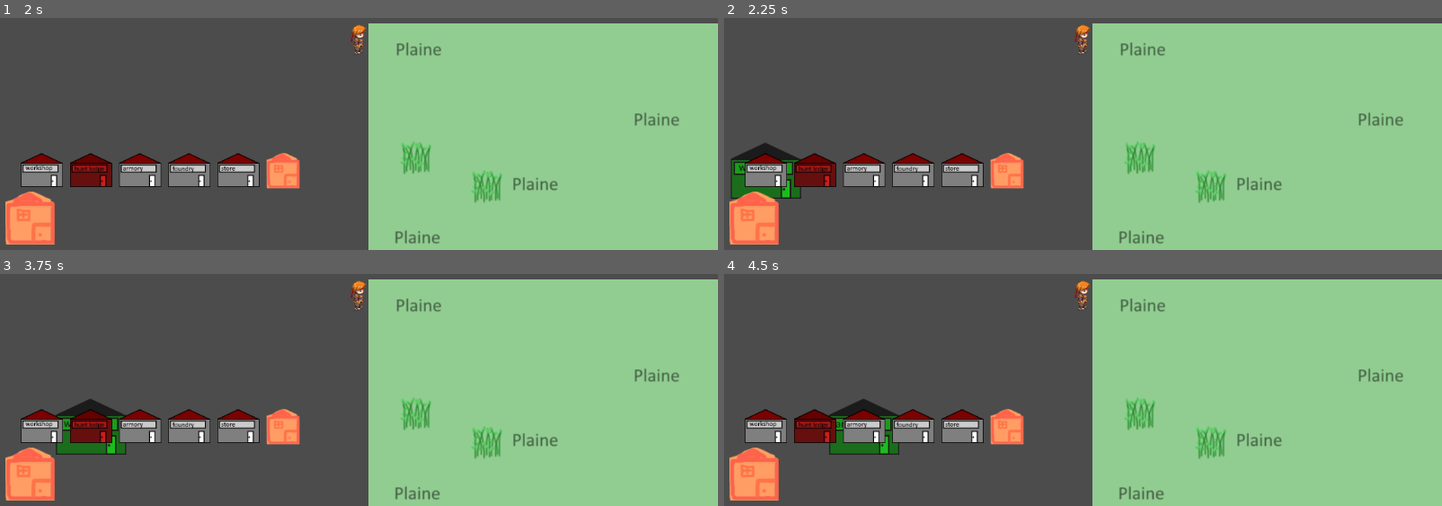
Above: before the commit, frames 1-4 (two rows, left to right).
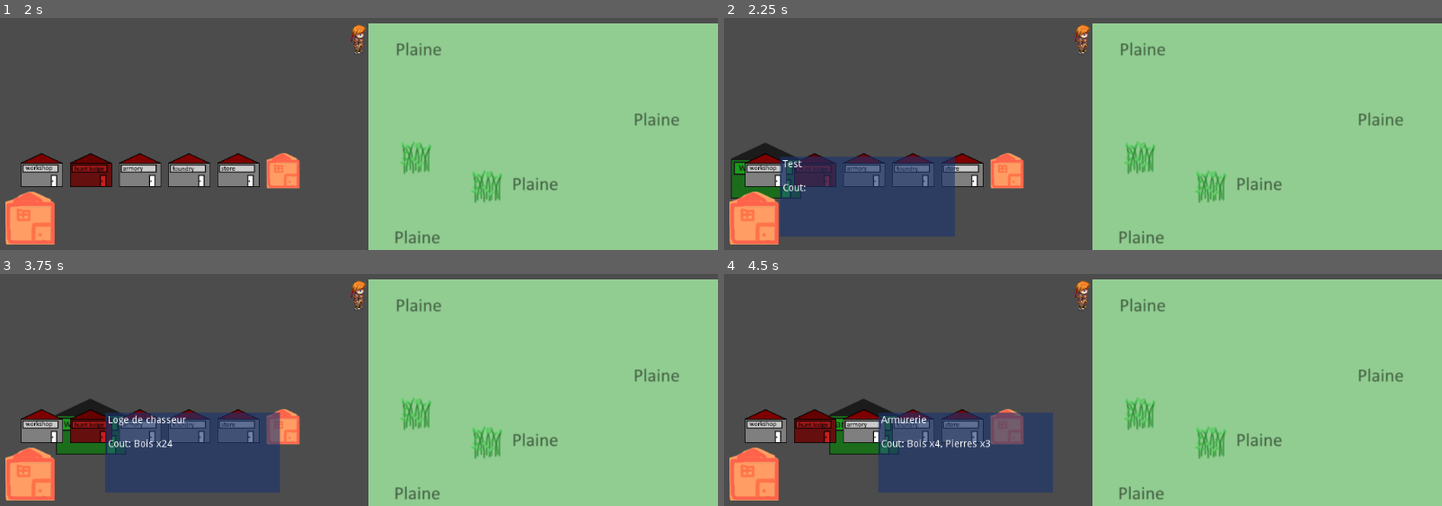
Above: after the commit, the same moments.

Repository: Xinginn/proficio
Game: Godot game, scene res://scenes/Playground/Playground.tscn
The game is run twice, just before and just after one commit, with the same random seed, the same clock (stepped at 60 frames per second) and the same inputs. The engine's default icon, where the game draws it, is replaced by a stand-in: a white triangle on a blue panel in a dark square.
Inputs (mouse positions are in pixels of both pictures, inside the frame that each line leads up to):
- Up to frame 1 (2 s): click (28, 217) at 0.5 s; click (28, 217) at 1.25 s
- Up to frame 2 (2.25 s): click (767, 171) at 2.02 s
- Up to frame 3 (3.75 s): click (43, 427) at 2.75 s; click (93, 427) at 3.52 s
- Up to frame 4 (4.5 s): click (867, 427) at 4.27 s

Frame 1 is identical in both runs. In frame 2, 8.4% of the frame differs, in the area x 7-33%, y 59-95%; in frame 3, 8.4%; in frame 4, 8.4%.

Commit message:
ajout des tooltips de batiments
+ajout d'une variable _name à la classe BruildingData pour stocker son nom affiché
+création d'une scène autoload building_tooltip, calquée sur le modèle de craft_tooltip, pour affichée les infos et le coût d'un batiment au survol d'un building_button

Diff:
--- a/classes/data_holders/building_data.gd
+++ b/classes/data_holders/building_data.gd
@@ -3,16 +3,31 @@
 class_name BuildingData
 
 var id
+var _name
 var label
 var max_health
 var stamina
 var resources
 var craft_ids
 
-func _init(_id, _label, _max_health, _stamina, _resources, _craft_ids = []):
+var resources_text setget ,_get_resources_text
+
+func _init(_id, _building_name, _label, _max_health, _stamina, _resources, _craft_ids = []):
   id = _id
+  _name = _building_name
   label = _label
   max_health = _max_health
   stamina = _stamina
   resources = _resources
   craft_ids = _craft_ids
+
+# TODO creer une classe-mère pour ne pas dupliquer ce code avec CraftData ?
+func _get_resources_text() -> String:
+  var text = ""
+  var i = 0
+  for resource_name in resources.keys():
+    text += "%s x%d" % [Data.resource_dictionary[resource_name], resources[resource_name]]
+    i += 1
+    if i < resources.size():
+      text += ", "
+  return text
--- a/classes/data_holders/craft_data.gd
+++ b/classes/data_holders/craft_data.gd
@@ -23,6 +23,7 @@
   resources = _resources
   needed_progress = _needed_progress
 
+# TODO creer une classe-mère pour ne pas dupliquer ce code avec BuildingData ?
 func _get_resources_text() -> String:
   var text = ""
   var i = 0
--- a/entities/Actor/Actor.gd
+++ b/entities/Actor/Actor.gd
@@ -217,7 +217,6 @@
 # puis augmente d'une fraction les compétences des équipements qui ameillorent aussi cette stat
 # ex: gain d'xp de def -> porte une armure légere qui augmente la def -> gain d'xp d'armure legere
 func gain_xp(attr, xp_value):
-  print(inventory.get_total_weight())
 #  print("+ %d xp for %s" % [xp_value, attr])
   # gain de base
   var new_xp = get(attr + "_xp") + xp_value
--- a/entities/Building/Building.gd
+++ b/entities/Building/Building.gd
@@ -63,7 +63,7 @@
 func _initialize(_owner, data, pos) -> void:
   building_owner = _owner
   building_data = data
-  texture = load("res://assets/buildings/%s.png" % data.label)
+  texture = load("res://assets/buildings/%s.png" % data._name)
   global_position = pos
   max_health = building_data.max_health + 5 * _owner.construction
   health_bar.max_value = max_health
--- a/entities/building_button/building_button.gd
+++ b/entities/building_button/building_button.gd
@@ -9,9 +9,15 @@
 
 func _initialize(data: BuildingData) -> void:
   building_data = data
-  texture_normal = load("res://assets/buildings/%s.png" % data.label)
+  texture_normal = load("res://assets/buildings/%s.png" % data._name)
   if !GameManager.player_actor.has_resources(data.resources):
     self_modulate = RED_HUE
+
+func _on_mouse_entered():
+  BuildingTooltip.display(building_data)
+
+func _on_mouse_exited():
+  BuildingTooltip.hide()
 
 func _on_pressed() -> void:
   if GameManager.player_actor.has_resources(building_data.resources):
--- a/entities/building_button/building_button.tscn
+++ b/entities/building_button/building_button.tscn
@@ -16,4 +16,6 @@
 "_edit_use_anchors_": false
 }
 [connection signal="gui_input" from="." to="." method="_on_BuildingButton_gui_input"]
+[connection signal="mouse_entered" from="." to="." method="_on_mouse_entered"]
+[connection signal="mouse_exited" from="." to="." method="_on_mouse_exited"]
 [connection signal="pressed" from="." to="." method="_on_pressed"]
--- /dev/null
+++ b/globals/building_tooltip/building_tooltip.gd
@@ -0,0 +1,23 @@
+extends CanvasLayer
+
+onready var panel = $Panel
+onready var label = $Panel/Label
+
+
+var neutral_offset: Vector2 = Vector2(20 ,-20)
+
+func display(building_data: BuildingData):
+  label.text = building_data.label + "\n\n"
+  label.text += "Cout: " + building_data.resources_text
+  panel.show()
+
+func hide():
+  panel.hide()
+
+func _ready():
+  panel.hide()
+
+func _process(_delta):
+  if panel.visible:
+    # TODO gestion decalage si pas de place pour display
+    panel.rect_global_position = get_viewport().get_mouse_position() + neutral_offset
--- /dev/null
+++ b/globals/building_tooltip/building_tooltip.tscn
@@ -0,0 +1,28 @@
+[gd_scene load_steps=3 format=2]
+
+[ext_resource path="res://globals/building_tooltip/building_tooltip.gd" type="Script" id=1]
+
+[sub_resource type="StyleBoxFlat" id=1]
+bg_color = Color( 0.101961, 0.203922, 0.439216, 0.611765 )
+
+[node name="BuildingTooltip" type="CanvasLayer"]
+layer = 100
+script = ExtResource( 1 )
+
+[node name="Panel" type="Panel" parent="."]
+margin_right = 249.0
+margin_bottom = 114.0
+mouse_filter = 2
+custom_styles/panel = SubResource( 1 )
+__meta__ = {
+"_edit_use_anchors_": false
+}
+
+[node name="Label" type="Label" parent="Panel"]
+anchor_right = 1.0
+anchor_bottom = 1.0
+margin_left = 4.0
+margin_top = 4.0
+margin_right = -4.0
+margin_bottom = -4.0
+autowrap = true
--- a/globals/data.gd
+++ b/globals/data.gd
@@ -49,11 +49,11 @@
   crafts.append(CraftData.new(9, Dirk, "dirk", 4, "weaponsmith", 4, {"ore": 3}, 800))
 
   # id, label, max_health, resources, ?craft_ids = []
-  buildings.append(BuildingData.new(0, "workshop", 500, 4, {"wood": 5}, [2, 3, 5, 8, 9]))
-  buildings.append(BuildingData.new(1, "hunting_lodge", 500, 4, {"wood": 24}, [0, 1, 2]))
-  buildings.append(BuildingData.new(2, "armory", 500, 4, {"wood": 4, "stone": 3}, [0, 1, 6]))
-  buildings.append(BuildingData.new(3, "foundry", 500, 4, {"stone": 8}, []))
-  buildings.append(BuildingData.new(4, "store", 500, 4, {"wood": 6, "stone": 4}, [4, 7]))
+  buildings.append(BuildingData.new(0, "workshop", "Atelier", 500, 4, {"wood": 5}, [2, 3, 5, 8, 9]))
+  buildings.append(BuildingData.new(1, "hunting_lodge", "Loge de chasseur", 500, 4, {"wood": 24}, [0, 1, 2]))
+  buildings.append(BuildingData.new(2, "armory", "Armurerie", 500, 4, {"wood": 4, "stone": 3}, [0, 1, 6]))
+  buildings.append(BuildingData.new(3, "foundry", "Fonderie", 500, 4, {"stone": 8}, []))
+  buildings.append(BuildingData.new(4, "store", "Boutique", 500, 4, {"wood": 6, "stone": 4}, [4, 7]))
 
   # building de test  TODO retirer en prod
-  buildings.append(BuildingData.new(99, "building_01", 500, 4, {}, [0,1,2,3,4,5,6,7,8,9]))
+  buildings.append(BuildingData.new(99, "building_01", "Test", 500, 4, {}, [0,1,2,3,4,5,6,7,8,9]))
--- a/globals/game_manager.tscn
+++ b/globals/game_manager.tscn
@@ -61,11 +61,10 @@
 anims/to_black = SubResource( 2 )
 
 [node name="CanvasLayer" type="CanvasLayer" parent="."]
-layer = 10
+layer = 128
 
 [node name="BlackPanel" type="Panel" parent="CanvasLayer"]
 visible = false
-modulate = Color( 1, 1, 1, 0 )
 anchor_right = 1.0
 anchor_bottom = 1.0
 mouse_filter = 2
@@ -76,9 +75,11 @@
 
 [node name="HUD" type="Control" parent="."]
 visible = false
+__meta__ = {
+"_edit_use_anchors_": false
+}
 
 [node name="Icons" type="HBoxContainer" parent="HUD"]
-visible = false
 anchor_right = 1.0
 margin_right = 1028.0
 margin_bottom = 80.0
--- a/project.godot
+++ b/project.godot
@@ -143,6 +143,7 @@
 Data="*res://globals/data.gd"
 GameManager="*res://globals/game_manager.tscn"
 CraftTooltip="*res://globals/craft_tooltip/craft_tooltip.tscn"
+BuildingTooltip="*res://globals/building_tooltip/building_tooltip.tscn"
 
 [rendering]
 
--- a/scenes/Playground/Playground.gd
+++ b/scenes/Playground/Playground.gd
@@ -42,7 +42,7 @@
   is_placing_building = true
   type_to_build = data
   building_ghost.global_position = get_global_mouse_position()
-  var texture = load('res://assets/buildings/%s.png' % data.label)
+  var texture = load('res://assets/buildings/%s.png' % data._name)
   building_ghost.texture = texture
   building_ghost_occupied_collision.shape.extents = texture.get_size() / 2.0
   building_ghost.show()
